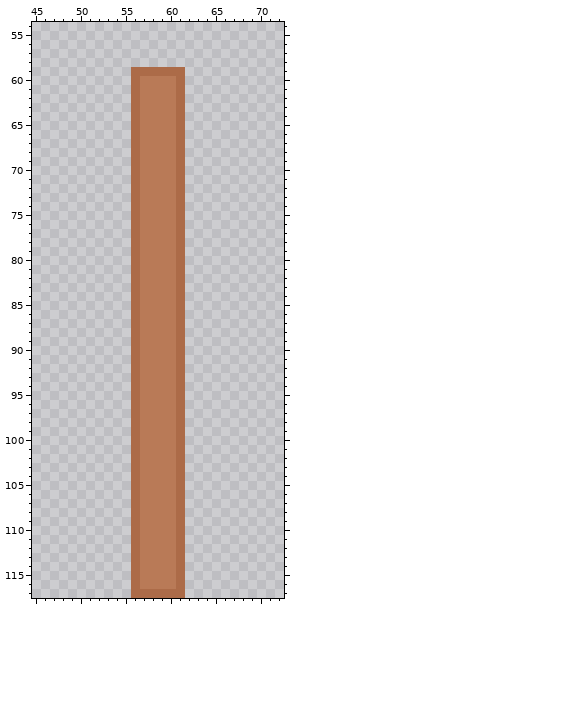
A sprite sheet gets an edit: Assets/Sprites/wooden_door.png. Above: the version before the commit.
The file is 118x118 pixels. Colours within 5 levels of each other are drawn and written as one. Shown: x 45..72, y 54..117.
The same view after the edit:
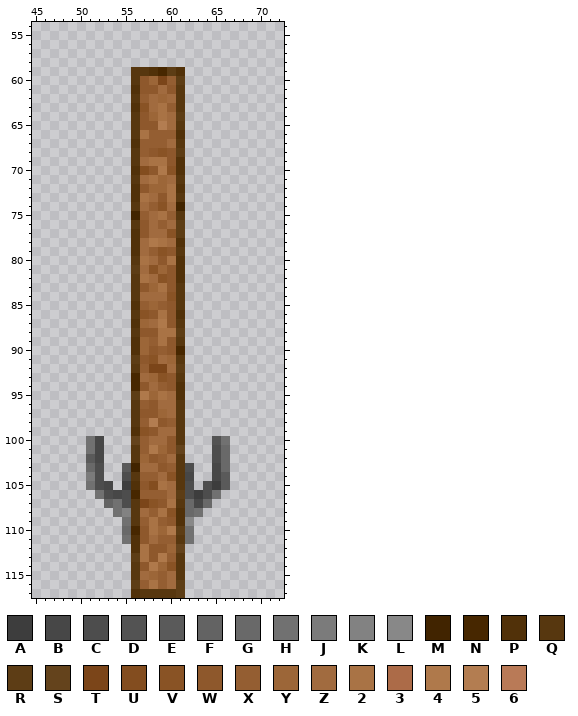
Palette (. is transparent): A #3d3d3d  B #474747  C #4d4d4d  D #535353  E #5a5a5a  F #636363  G #696969  H #717171  J #7b7b7b  K #828282  L #888888  M #412400  N #472700  P #513109  Q #57370f  R #5d3d15  S #64431c  T #7b4519  U #834d1f  V #895325  W #8e582c  X #945e32  Y #9c6638  Z #a16b3f  2 #a97345  3 #ac6b48  4 #af794b  5 #b37d51  6 #b97a57
Changes in this commit:
@@ x 45..72 @@
  58 ............................
- 59 ...........333333...........
- 60 ...........366663...........
- 61 ...........366663...........
- 62 ...........366663...........
- 63 ...........366663...........
- 64 ...........366663...........
- 65 ...........366663...........
- 66 ...........366663...........
- 67 ...........366663...........
- 68 ...........366663...........
- 69 ...........366663...........
- 70 ...........366663...........
- 71 ...........366663...........
- 72 ...........366663...........
- 73 ...........366663...........
- 74 ...........366663...........
- 75 ...........366663...........
- 76 ...........366663...........
- 77 ...........366663...........
- 78 ...........366663...........
- 79 ...........366663...........
- 80 ...........366663...........
- 81 ...........366663...........
- 82 ...........366663...........
- 83 ...........366663...........
- 84 ...........366663...........
- 85 ...........366663...........
- 86 ...........366663...........
- 87 ...........366663...........
- 88 ...........366663...........
- 89 ...........366663...........
- 90 ...........366663...........
- 91 ...........366663...........
- 92 ...........366663...........
- 93 ...........366663...........
- 94 ...........366663...........
- 95 ...........366663...........
- 96 ...........366663...........
- 97 ...........366663...........
- 98 ...........366663...........
- 99 ...........366663...........
-100 ...........366663...........
-101 ...........366663...........
-102 ...........366663...........
-103 ...........366663...........
-104 ...........366663...........
-105 ...........366663...........
-106 ...........366663...........
-107 ...........366663...........
-108 ...........366663...........
-109 ...........366663...........
-110 ...........366663...........
-111 ...........366663...........
-112 ...........366663...........
-113 ...........366663...........
-114 ...........366663...........
-115 ...........366663...........
-116 ...........366663...........
-117 ...........333333...........
+ 59 ...........QQPNRP...........
+ 60 ...........QWYTXR...........
+ 61 ...........PWWZWQ...........
+ 62 ...........QXZYZQ...........
+ 63 ...........PVZ2XQ...........
+ 64 ...........QWY2ZR...........
+ 65 ...........QWW5ZQ...........
+ 66 ...........Q2XXXP...........
+ 67 ...........PXXXZQ...........
+ 68 ...........QXWVWR...........
+ 69 ...........QZ22WP...........
+ 70 ...........PUW4VP...........
+ 71 ...........QZ2YZQ...........
+ 72 ...........PWYY2P...........
+ 73 ...........P2ZW2Q...........
+ 74 ...........QZXVZM...........
+ 75 ...........MXZ2XQ...........
+ 76 ...........QWZXZR...........
+ 77 ...........PWZZVR...........
+ 78 ...........PZ42ZP...........
+ 79 ...........PZXVWQ...........
+ 80 ...........Q2ZW2P...........
+ 81 ...........RZVYWP...........
+ 82 ...........Q2ZVWP...........
+ 83 ...........QWY2WQ...........
+ 84 ...........QZZZVQ...........
+ 85 ...........PXYXWQ...........
+ 86 ...........QVW2WP...........
+ 87 ...........PYZ4WQ...........
+ 88 ...........QWW22R...........
+ 89 ...........PYX2WQ...........
+ 90 ...........PYWXWN...........
+ 91 ...........RWVZYQ...........
+ 92 ...........QXTTZR...........
+ 93 ...........NZYVWQ...........
+ 94 ...........NWZXWP...........
+ 95 ...........R4Y2ZP...........
+ 96 ...........QXWZZQ...........
+ 97 ...........QWWYZQ...........
+ 98 ...........QX5WXQ...........
+ 99 ...........PVWZZQ...........
+100 ......HB...SXZZWQ...DH......
+101 ......HB...QX4YWS...CG......
+102 ......EB...QYWXZQ...CG......
+103 ......GC..EMZZWXQC..BG......
+104 ......JC..CQXXZVQB..BE......
+105 ......HCB.APWU2ZQC.CAE......
+106 .......HCBCNXXXZRCACH.......
+107 ........FHCQTVW2QGBG........
+108 .........HKQZX2VPGH.........
+109 ..........HQX2XWPL..........
+110 ..........GNW2Y4RH..........
+111 ..........HPWZXXQH..........
+112 ...........P2WWYS...........
+113 ...........R2W4XQ...........
+114 ...........QW4YVQ...........
+115 ...........QZYXZQ...........
+116 ...........RX2XZR...........
+117 ...........PQQQQR...........
Boxes around the changes in both pictures, in picture pixels (x1, y1, x2, y2):
changed: (86, 67, 230, 598)
